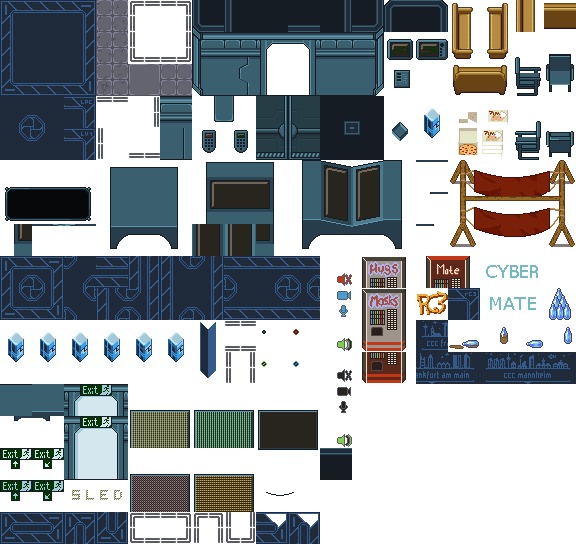
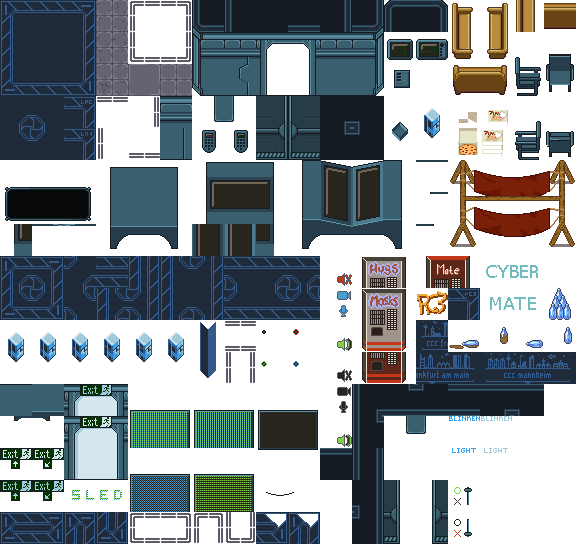
Layers edited between the first and the second 576 x 544 image:
pixels changed over (352, 384, 544, 544) (layer not identified)
